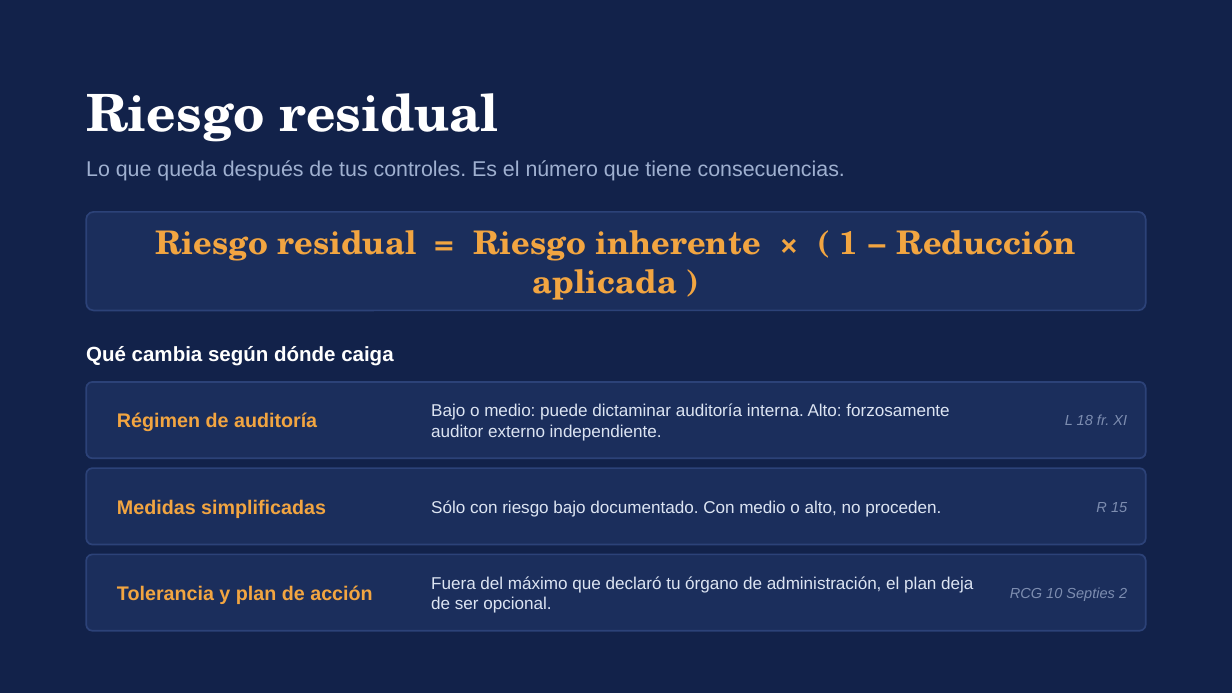
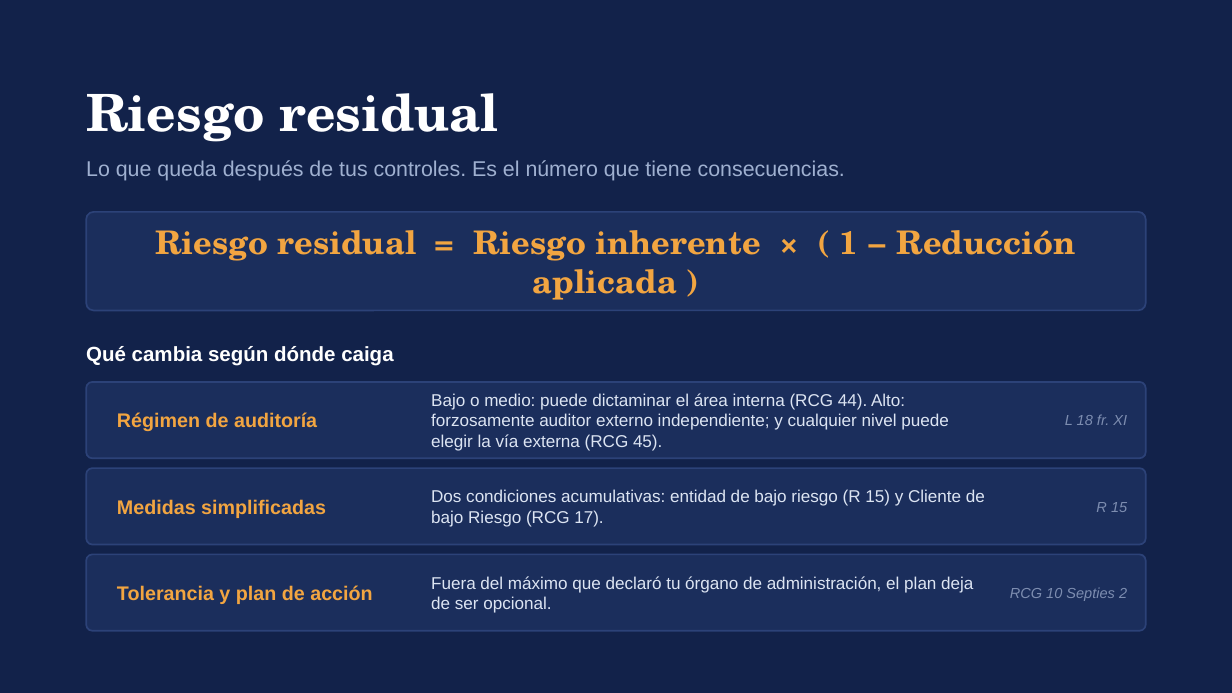
Before and after one commit to maribelvazquez/S01-TAV-IDENTIFICACION, a slide deck: slide 22 of s02/descargables/S02_ALU_01_Presentacion.pptx. Drawn at 1232x693 pixels with LibreOffice and Linux fonts; fonts in the diff are those of the drawing. Boxes give left, top, right and bottom in pixels: in the first picture for what was removed or moved away, otherwise in the second. Text is boxed around its words. In the diff, an @@ line names an element or a change of style, - is before the commit and + after.

```diff
--- a/s02/descargables/S02_ALU_01_Presentacion.pptx
+++ b/s02/descargables/S02_ALU_01_Presentacion.pptx
@@ text at <box>431,393,948,451</box>: text changed @@
-Bajo o medio: puede dictaminar auditoría interna. Alto: forzosamente auditor externo independiente.
+Bajo o medio: puede dictaminar el área interna (RCG 44). Alto: forzosamente auditor externo independiente; y cualquier nivel puede elegir la vía externa (RCG 45).
@@ text at <box>431,489,985,527</box>: text changed @@
-Sólo con riesgo bajo documentado. Con medio o alto, no proceden.
+Dos condiciones acumulativas: entidad de bajo riesgo (R 15) y Cliente de bajo Riesgo (RCG 17).
```
Also in this commit, not shown: 9 other slides changed, 18 other files.
